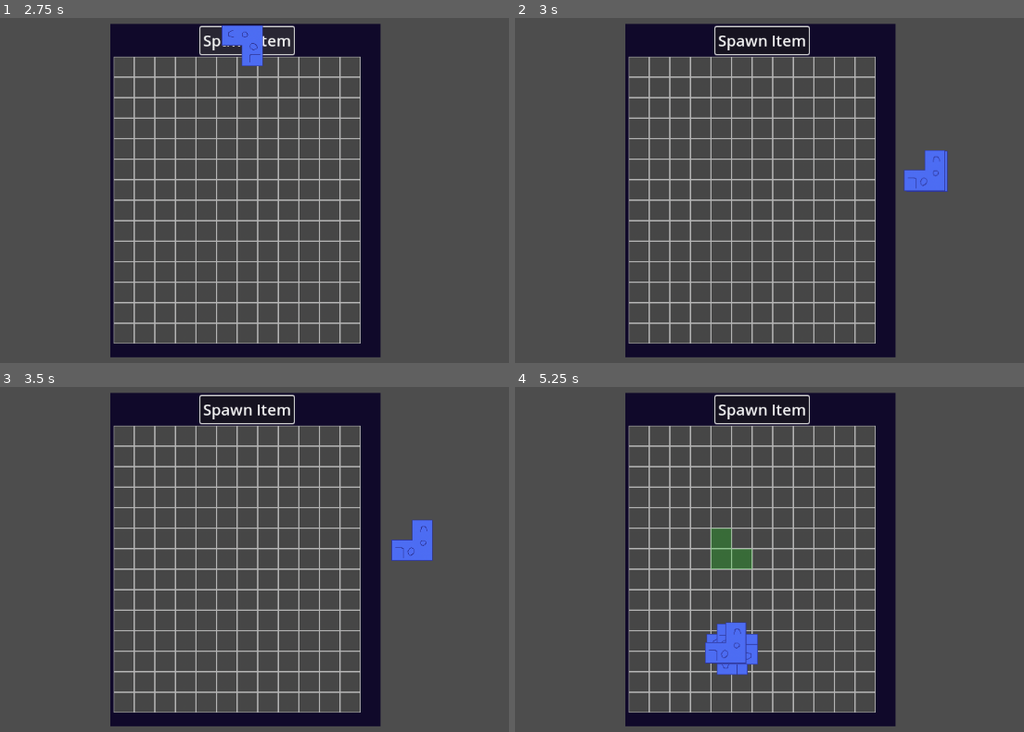
Above: before the commit, frames 1-4 (two rows, left to right).
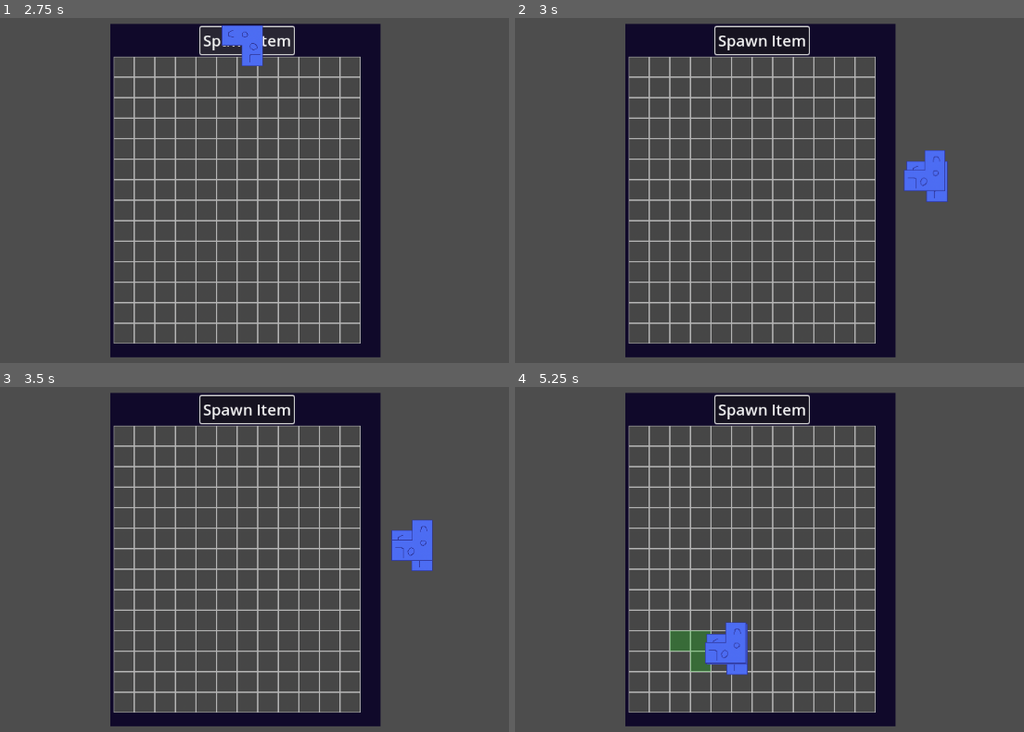
Above: after the commit, the same moments.

Repository: zMenta/Godot4GridInventory
Game: Godot game, scene res://main/main.tscn
The game is run twice, just before and just after one commit, with the same random seed, the same clock (stepped at 60 frames per second) and the same inputs.
Inputs (mouse positions are in pixels of both pictures, inside the frame that each line leads up to):
- Up to frame 1 (2.75 s): click "Spawn Item" at 0.5 s; click "Spawn Item" at 1.25 s; click "Spawn Item" at 2 s
- Up to frame 2 (3 s): tap Enter at 2.75 s; move the mouse to (932, 176) at 2.77 s; tap R (rotate) at 2.85 s
- Up to frame 3 (3.5 s): no input
- Up to frame 4 (5.25 s): tap Space at 3.5, 5 s; move the mouse to (621, 587) at 3.52 s; tap R (rotate) at 3.6, 4.35, 5.1 s; tap Enter at 4.25 s; move the mouse to (845, 473) at 4.27 s; move the mouse to (733, 649) at 5.02 s

Frame 1 is identical in both runs. In frame 2, 0.3% of the frame differs, in the area x 76-86%, y 38-54%; in frame 3, 0.2%; in frame 4, 1.7%, in the area x 30-48%, y 41-84%.

Commit message:
item rotation

Diff:
--- a/GridInventory/inventory_ui/inventory_ui.gd
+++ b/GridInventory/inventory_ui/inventory_ui.gd
@@ -21,6 +21,9 @@
 		slot.slot_entered.connect(_on_slot_mouse_entered)
 		slot.slot_exited.connect(_on_slot_mouse_exited)
 
+func _process(_delta: float) -> void:
+	if Input.is_action_just_pressed("rotate") and item_held:
+		_rotate_held_item()
 
 func _on_slot_mouse_entered(slot: Slot) -> void:
 	icon_anchor = Vector2i(10000, 10000)
@@ -73,7 +76,6 @@
 			continue
 
 		if can_place:
-			print("slot set")
 			slot_array[slot_to_check].state = Slot.States.FREE
 			if grid[0] < icon_anchor.y: icon_anchor.y = grid[0]
 			if grid[1] < icon_anchor.x: icon_anchor.x = grid[1]
@@ -84,3 +86,9 @@
 func clear_slots() -> void:
 	for slot in slot_array:
 		slot.state = Slot.States.DEFAULT
+
+func _rotate_held_item() -> void:
+	item_held.rotate_item()
+	clear_slots()
+	if current_slot:
+		_on_slot_mouse_entered(current_slot)
--- a/GridInventory/item/item.gd
+++ b/GridInventory/item/item.gd
@@ -31,16 +31,14 @@
 		for i in item_grid.size():
 			item_grid[i] -= Vector2i(1,0)
 
+	print(item_grid)
+
 
 func _process(delta: float) -> void:
 	if is_selected:
 		# var offset : Vector2 = texture.get_size() / 2  + Vector2(10, -10)
 		# global_position = lerp(global_position, get_global_mouse_position() - offset, 25 * delta)
 		global_position = lerp(global_position, get_global_mouse_position(), 25 * delta)
-
-		if Input.is_action_just_pressed("rotate"):
-			rotate_item()
-
 
 func _draw() -> void:
 	if Engine.is_editor_hint() and not hide_item_grid:
@@ -58,8 +56,10 @@
 
 func rotate_item() -> void:
 	for i in item_grid.size():
-		item_grid[i] = Vector2i(item_grid[i].y, item_grid[i].x)
+		item_grid[i] = Vector2i(-item_grid[i].y, item_grid[i].x)
 
 	rotation_degrees += 90
 	if rotation_degrees >= 360:
 		rotation_degrees = 0
+
+	print(item_grid)
